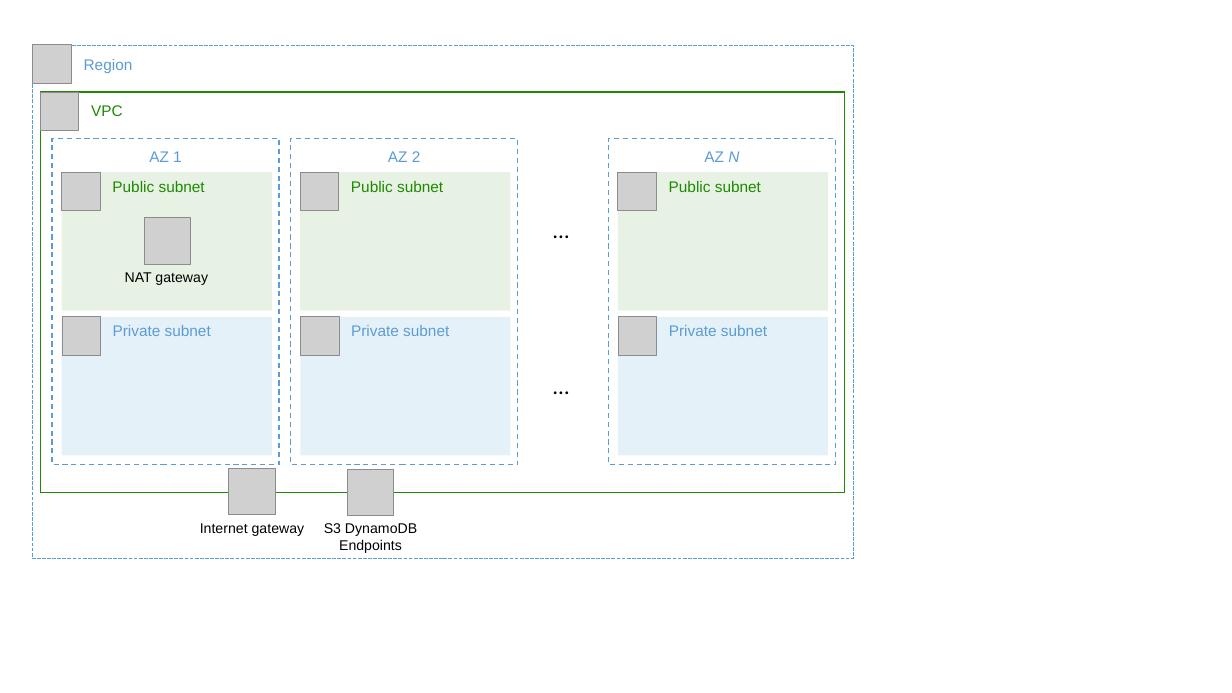
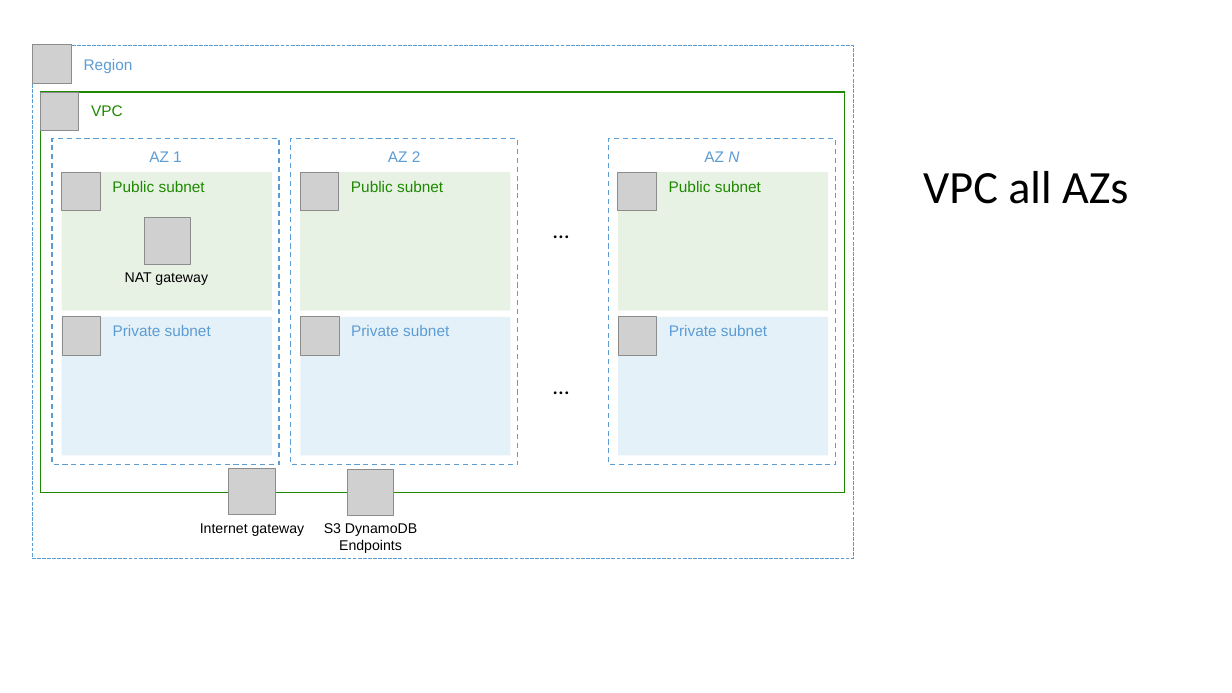
Before and after one commit to aws-samples/awsome-distributed-training, a slide deck: slide 2 of 0.docs/diagrams-templates.pptx. Drawn at 1232x693 pixels with LibreOffice and Linux fonts; fonts in the diff are those of the drawing; grey boxes stand for pictures. Boxes give left, top, right and bottom in pixels: in the first picture for what was removed or moved away, otherwise in the second. Text is boxed around its words. In the diff, an @@ line names an element or a change of style, - is before the commit and + after.

```diff
--- a/0.docs/diagrams-templates.pptx
+++ b/0.docs/diagrams-templates.pptx
@@ text added at <box>923,171,1128,204</box>, 36 pt, text #000000 @@
+VPC all AZs
```
Also in this commit, not shown: 3 other slides changed, 1 other file.
